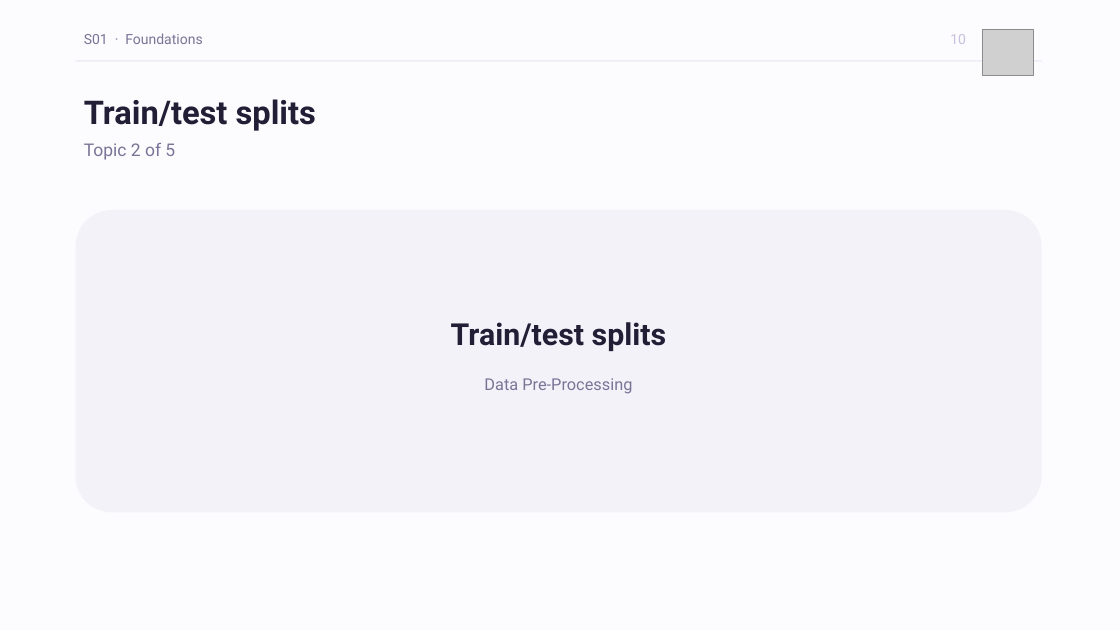
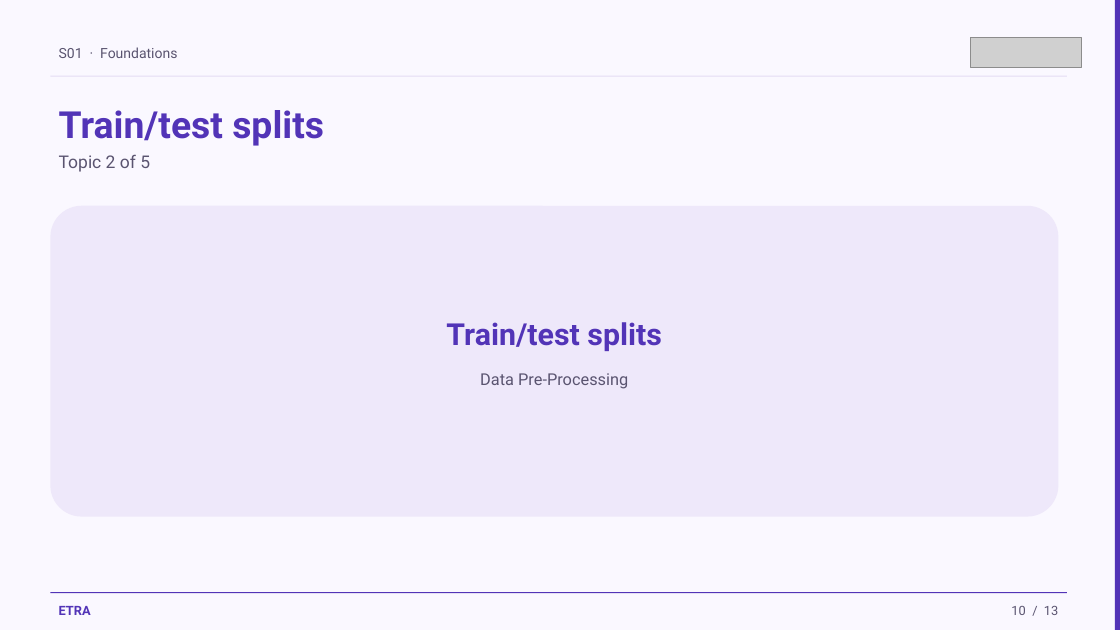
Before and after one commit to iksasa15/AI-ML, a slide deck: slide 10 of web-presentation/pdf-exports/Week1-Session1-Foundations.pptx. Drawn at 1120x630 pixels with LibreOffice and Linux fonts; fonts in the diff are those of the drawing; grey boxes stand for pictures. Boxes give left, top, right and bottom in pixels: in the first picture for what was removed or moved away, otherwise in the second. Text is boxed around its words. In the diff, an @@ line names an element or a change of style, - is before the commit and + after.

Commit message:
feat: update PowerPoint templates and scripts to align with ETRA Design System v1.0, enhancing visual consistency and usability

```diff
--- a/web-presentation/pdf-exports/Week1-Session1-Foundations.pptx
+++ b/web-presentation/pdf-exports/Week1-Session1-Foundations.pptx
@@ background #FCFBFE to #FAF8FF @@
@@ picture removed at (x1=983, y1=29, x2=1033, y2=76) @@
@@ rectangle added at (x1=1115, y1=0, x2=1120, y2=630), fill #5234B7 @@
@@ text colour #7A7496 to #5A5470 in 3 elements at (x1=480, y1=373, x2=628, y2=389), (x1=59, y1=154, x2=150, y2=172), (x1=59, y1=47, x2=177, y2=58) @@
@@ text "S01 · Foundations" moved from (x1=84, y1=33, x2=202, y2=44) to (x1=59, y1=47, x2=177, y2=58) @@
@@ picture added at (x1=970, y1=38, x2=1081, y2=67) @@
@@ rectangle resized from (x1=76, y1=60, x2=1042, y2=61) to (x1=50, y1=76, x2=1067, y2=76) @@
@@ rectangle at (x1=50, y1=76, x2=1067, y2=76): fill #E8E4F2 to #E4DCF4 @@
@@ text "Train/test splits" moved from (x1=84, y1=99, x2=316, y2=131) to (x1=59, y1=110, x2=324, y2=146) @@
@@ text "Train/test splits" at (x1=59, y1=110, x2=324, y2=146): size 28 to 32 pt, text colour #221E36 to #5234B7 @@
@@ text "Topic 2 of 5" moved from (x1=84, y1=143, x2=175, y2=160) to (x1=59, y1=154, x2=150, y2=172) @@
@@ rounded rectangle resized from (x1=76, y1=210, x2=1042, y2=513) to (x1=50, y1=206, x2=1059, y2=517) @@
@@ rounded rectangle at (x1=50, y1=206, x2=1059, y2=517): fill #F4F2F9 to #EEE8FA; proportions changed @@
@@ text "Train/test splits" at (x1=446, y1=322, x2=662, y2=351): text colour #221E36 to #5234B7 @@
@@ rectangle added at (x1=50, y1=592, x2=1067, y2=593), fill #5234B7 @@
@@ text added at (x1=59, y1=606, x2=91, y2=615), 11 pt, text #5234B7, bold @@
+ETRA
@@ text at (x1=1011, y1=606, x2=1058, y2=615): text changed; size 12 to 11 pt; text colour #C8C0DE to #5A5470 @@
-10
+10 / 13
```
Also in this commit, not shown: 12 other slides changed, 24 other files.
